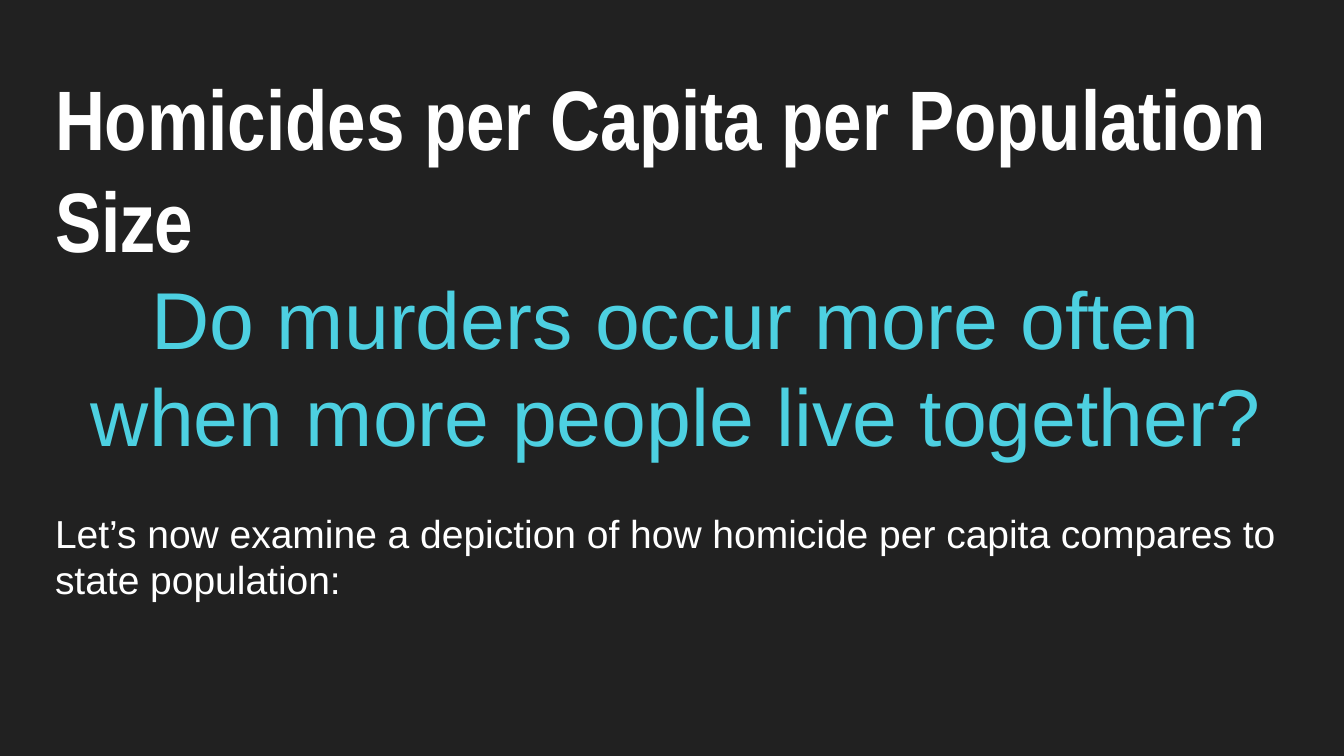
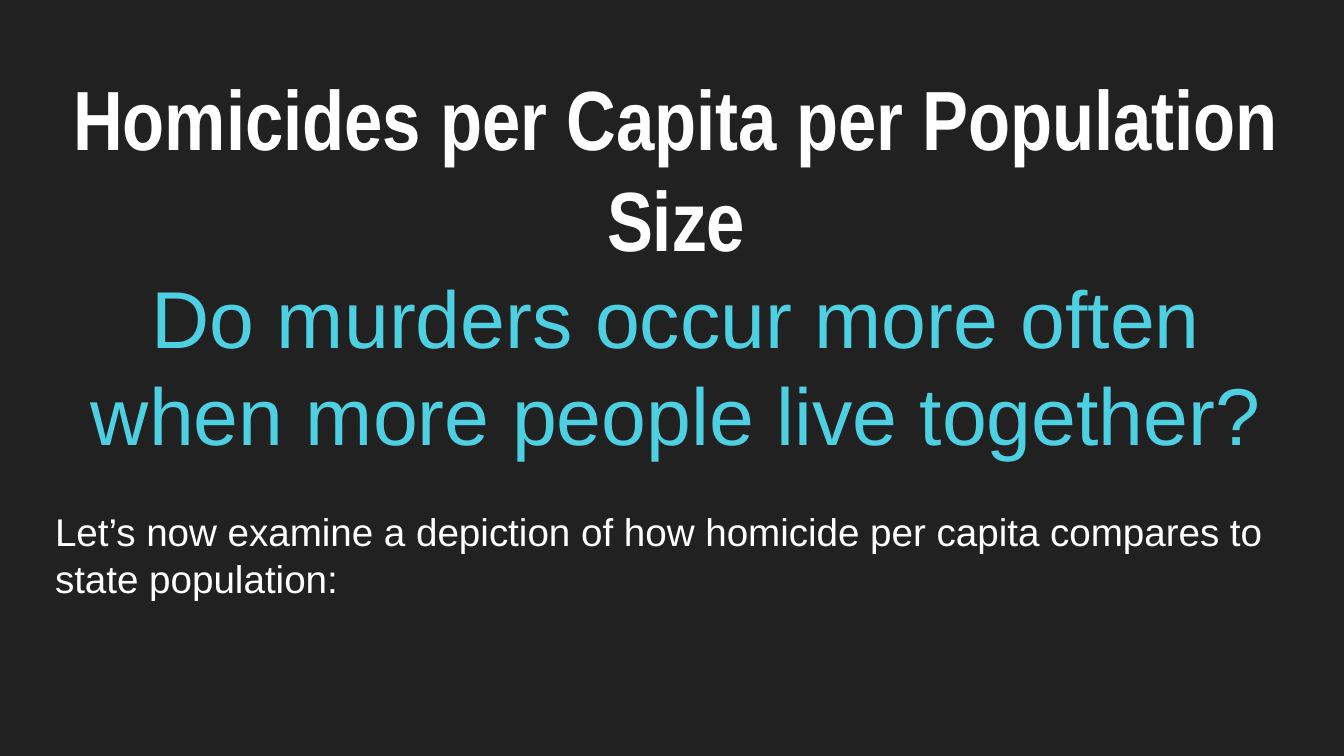
Before and after one commit to N-J-Miller/Project_1, a slide deck: slide 5 of Exploratory Data Analysis.pptx. Drawn at 1344x756 pixels with LibreOffice and Linux fonts; fonts in the diff are those of the drawing. Boxes give left, top, right and bottom in pixels: in the first picture for what was removed or moved away, otherwise in the second. Text is boxed around its words. In the diff, an @@ line names an element or a change of style, - is before the commit and + after.

```diff
--- a/Exploratory Data Analysis.pptx
+++ b/Exploratory Data Analysis.pptx
@@ title at [55,89,1277,600]: size 45.2 to 45 pt in "Homicides per Capita per Population Size"; size 20.8 to 20.7 pt in "Let’s now examine a depiction of how ..."; alignment left to centre @@
```
Also in this commit, not shown: 3 other slides changed, 3 other files.
